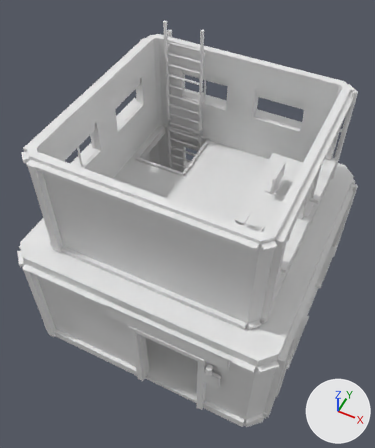
The OBJ model assets/tts/vanta-freeport-architecture-r2/bondloft-s2.obj as it was, and as the next commit left it.
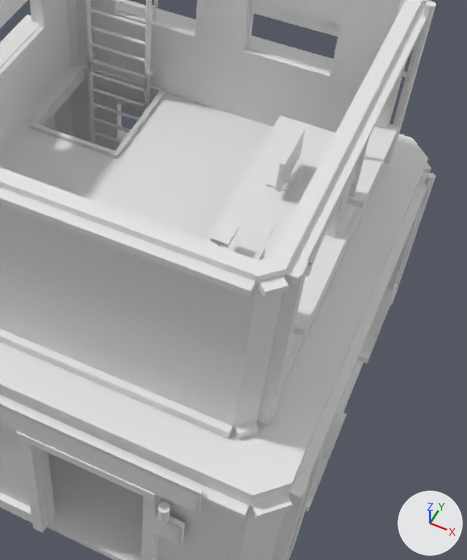
Each version appears first whole from a 50 mm camera at (3.18, -6.72, 10.58) aimed at (-0.03, -0.3, 2.56), and next in a close-up on the part from 32% to 100% of the width and 20% to 89% of the height. The axes (+X, +Y, +Z) are drawn at lower right. The lights are the same throughout. The last two pictures show the newer version. Where no turn or scale is listed for an object, it has been applied to the vertices.

The older version as bpy lines, for what is in view:
```python
me_bondloft_s2 = bpy.data.meshes.new('bondloft-s2')
me_bondloft_s2.from_pydata(...)  # 3270 vertices, 5434 faces; spans x -2.79..2.85, y -2.84..2.81, z -0.01..5.55
ob_bondloft_s2 = bpy.data.objects.new('bondloft-s2', me_bondloft_s2)
ob_bondloft_s2.location = (0.0, 0.0, 0.0)
```
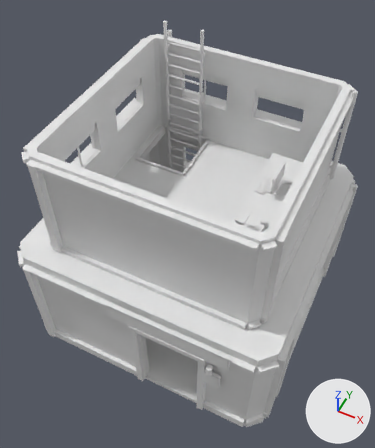
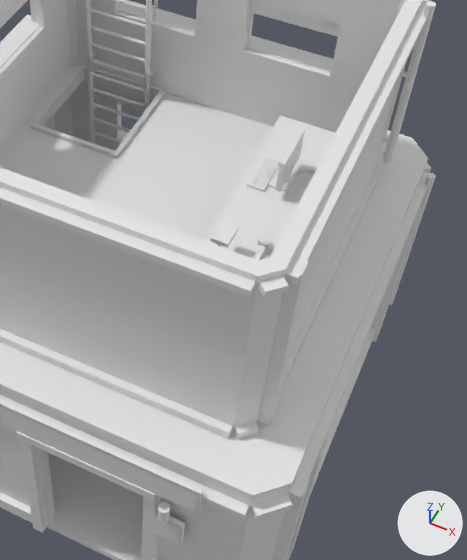
Changed parts and their boxes [x1, y1, x2, y2] in the close-ups (467 x 560 px):
part 1 of me_bondloft_s2, added
    after: [247, 155, 281, 192]
part 2 of me_bondloft_s2, added
    after: [258, 234, 273, 254]
part 3 of me_bondloft_s2, deleted
    before: [293, 72, 402, 511]

Patch to the scene script:
```diff
--- a/assets/tts/vanta-freeport-architecture-r2/bondloft-s2.obj.py
+++ b/assets/tts/vanta-freeport-architecture-r2/bondloft-s2.obj.py
@@ me_bondloft_s2 @@
 # used by ob_bondloft_s2; location = (0.0, 0.0, 0.0)
-me_bondloft_s2.from_pydata(...)  # 3270 vertices, 5434 faces; spans x -2.79..2.85, y -2.84..2.81, z -0.01..5.55
+me_bondloft_s2.from_pydata(...)  # 3140 vertices, 5182 faces; spans x -2.79..2.85, y -2.84..2.81, z -0.01..5.55
+# me_bondloft_s2 part 1: a new loose piece, a box spanning x 1.165..1.355, y 0.14..0.63, z 3.632..3.667
+# me_bondloft_s2 part 2: a new loose piece, a 12-sided cylinder along z spanning x 1.57..1.71, y -0.66..-0.53, z 3.64..3.77
+# me_bondloft_s2 part 3: 37 loose pieces with 364 vertices, spanning x 2.08..2.85, y -1.74..1.7, z 1.16..4.8, are deleted
+# other edits to the shape of me_bondloft_s2 do not show in these pictures
```
